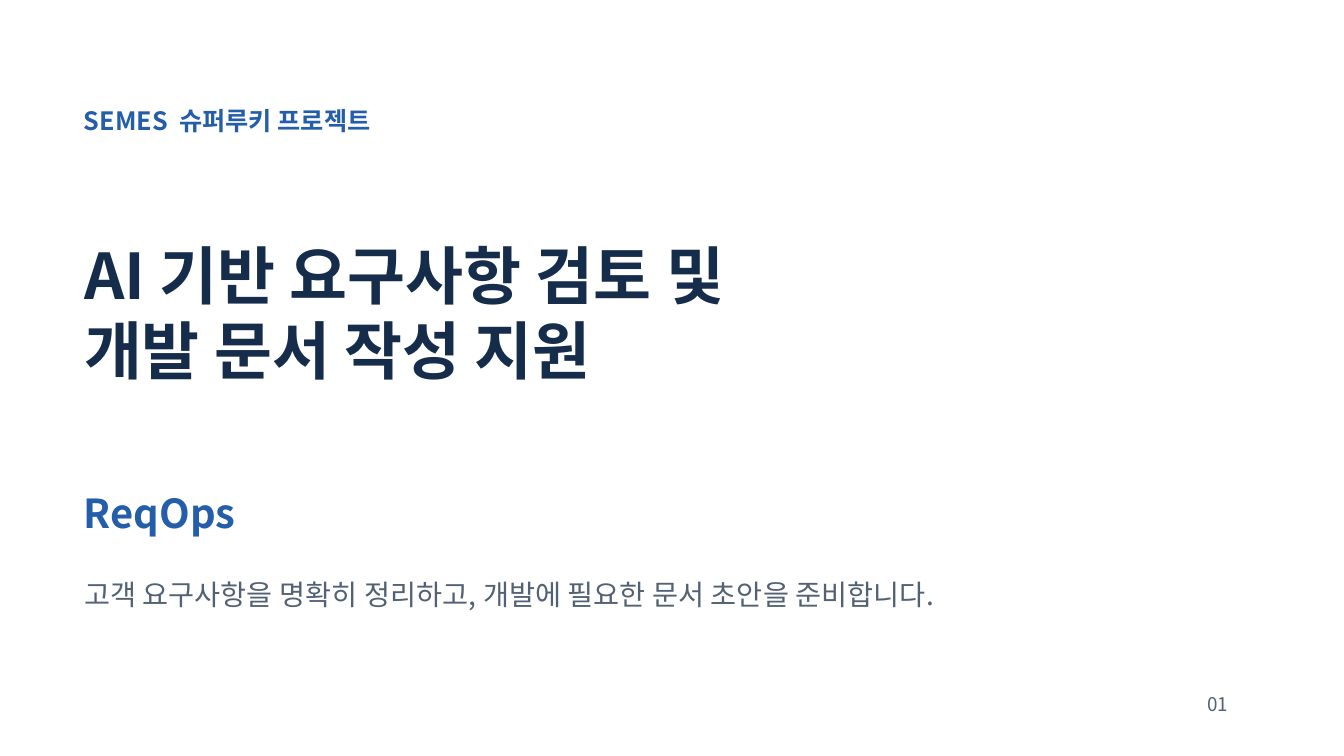
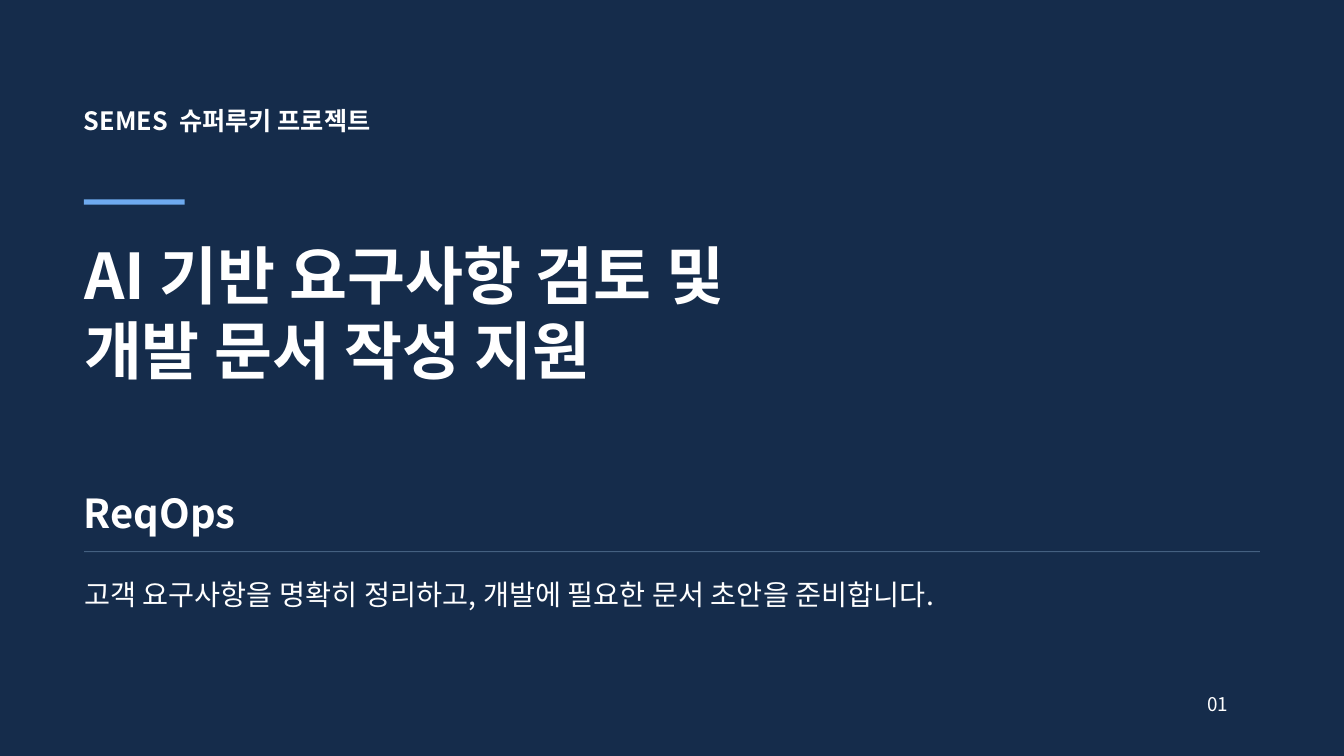
Before and after one commit to jihunhan98/semes-superrookie, a slide deck: slide 1 of docs/presentations/ReqOps_SuperRookie.pptx. Drawn at 1344x756 pixels with LibreOffice and Linux fonts; fonts in the diff are those of the drawing. Boxes give left, top, right and bottom in pixels: in the first picture for what was removed or moved away, otherwise in the second. Text is boxed around its words. In the diff, an @@ line names an element or a change of style, - is before the commit and + after.

Commit message:
docs: refine SuperRookie presentation design

```diff
--- a/docs/presentations/ReqOps_SuperRookie.pptx
+++ b/docs/presentations/ReqOps_SuperRookie.pptx
@@ background #FFFFFF to #152C4B @@
@@ text "SEMES 슈퍼루키 프로젝트" at (x1=84, y1=109, x2=371, y2=133): text colour #245EAA to #FFFFFF @@
@@ rectangle added at (x1=84, y1=200, x2=185, y2=205), fill #6EAAEF @@
@@ text "AI 기반 요구사항 검토 및" at (x1=84, y1=245, x2=724, y2=380): text colour #152C4B to #FFFFFF @@
@@ text "ReqOps" at (x1=84, y1=498, x2=235, y2=537): text colour #245EAA to #FFFFFF @@
@@ rectangle added at (x1=84, y1=552, x2=1260, y2=553), fill #446080 @@
@@ text "고객 요구사항을 명확히 정리하고, 개발에 ..." at (x1=84, y1=581, x2=935, y2=610): text colour #536174 to #FFFFFF @@
@@ text "01" at (x1=1207, y1=697, x2=1228, y2=711): text colour #536174 to #FFFFFF @@
```
Also in this commit, not shown: 8 other slides changed.
